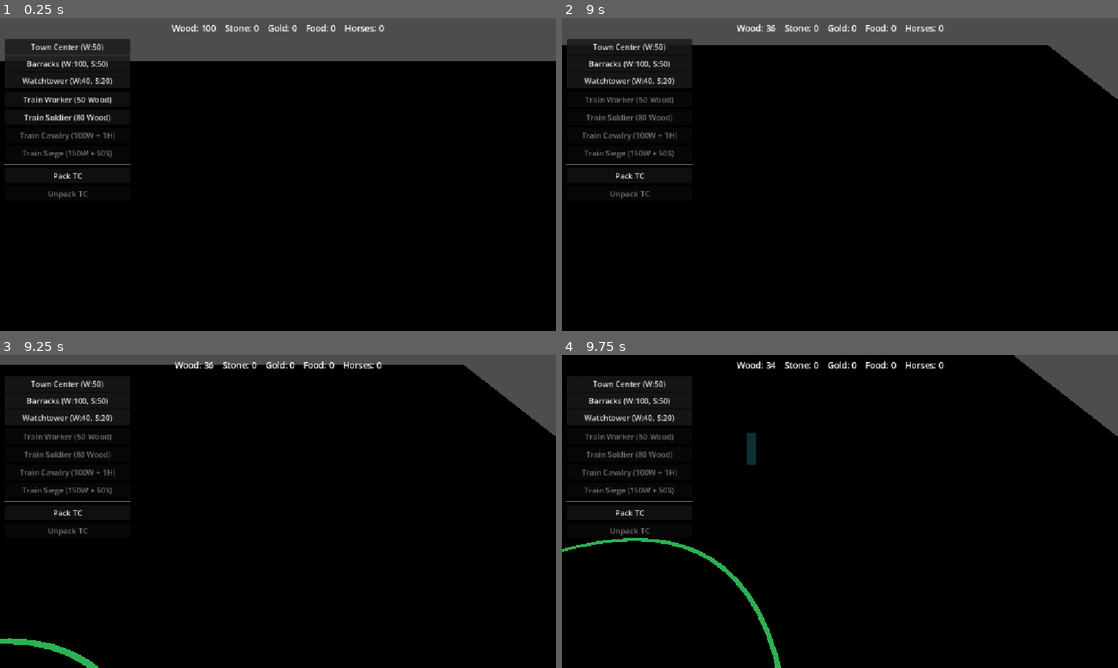
Above: before the commit, frames 1-4 (two rows, left to right).
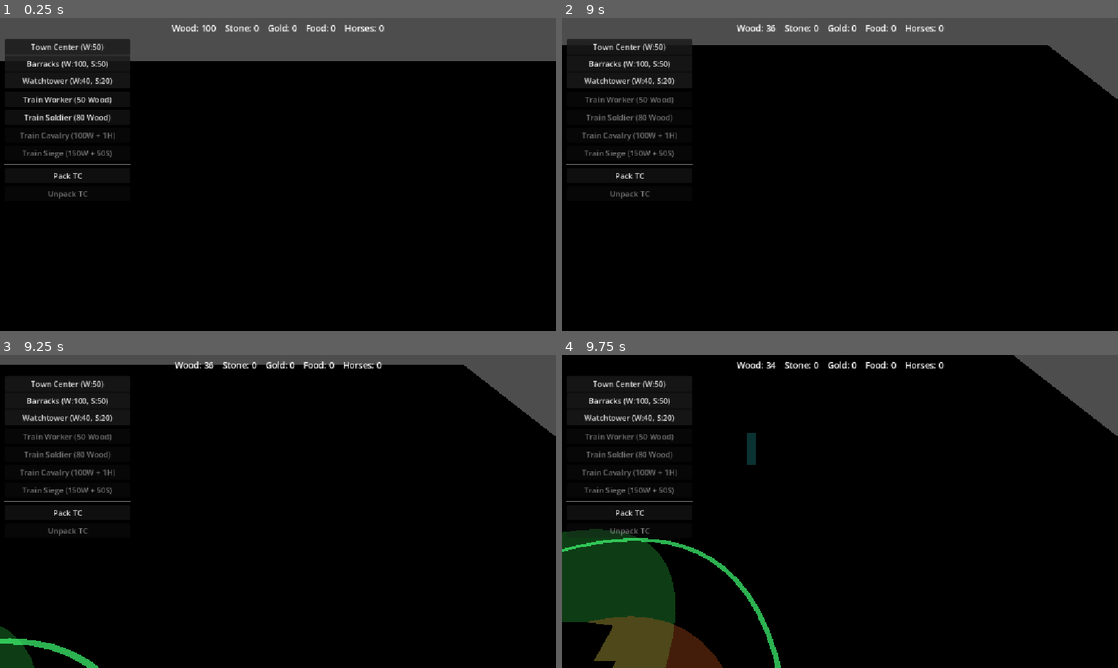
Above: after the commit, the same moments.

Repository: Ferrum-t/RTS-Game
Game: Godot game, scene res://Scenes/World/World.tscn
Same seed, same stepped clock (60 frames per second), same inputs: the game is played once before the commit and once after it.
Inputs (mouse positions are in pixels of both pictures, inside the frame that each line leads up to):
- Up to frame 1 (0.25 s): no input
- Up to frame 2 (9 s): click "Town Center (W:50)" at 0.5 s; click "Barracks (W:100, S:50)" at 1.25 s; click "Watchtower (W:40, S:20)" at 2 s; click "Train Worker (50 Wood)" at 2.75 s; tap Enter at 3.5, 8.75 s; move the mouse to (962, 158) at 3.52 s; hold D (move_right) 3.53-4.25 s; tap C at 3.6 s; click (962, 158) at 3.67 s; click "Pack TC" at 4.25 s; tap Space at 5 s; drag from (728, 190) to (812, 237) at 5.02 s; move the mouse to (895, 105) at 5.77 s; hold D (move_right) 5.78-6.5 s; tap P at 5.85 s; drag from (812, 237) to (673, 127) at 6.52 s; move the mouse to (1006, 221) at 7.27 s; hold Left (move_left) 7.28-8 s; tap U at 7.35 s; drag from (673, 127) to (756, 96) at 8.02 s; move the mouse to (867, 174) at 8.77 s; hold Down (move_back) from 8.78 s (still down); tap R at 8.85 s; click (867, 174) at 8.92 s
- Up to frame 3 (9.25 s): keep holding Down (move_back)
- Up to frame 4 (9.75 s): release Down (move_back) at 9.5 s; drag from (756, 433) to (728, 527) at 9.52 s

Frames 1-2 are identical in both runs. In frame 3, 0.5% of the frame differs, in the area x 0-7%, y 86-100%; in frame 4, 7.8%, in the area x 0-29%, y 55-100%.

Commit message:
feat(env): Environment Zones stage A — service, drift blobs, ground discs (no harvest yet)

Diff:
--- /dev/null
+++ b/Scripts/Systems/EnvironmentZoneService.gd
@@ -0,0 +1,241 @@
+extends Node
+
+## Environment Zones v1.0 — Stage A: drifting zone blobs + ground visual.
+## Stage B (harvest multiplier) is NOT wired here — wait for F5 acceptance of A.
+## Lore limit: zones affect resource gather rate only (02_GEOGRAPHY §12/§38).
+
+enum ZoneType {
+	FAVORABLE,
+	TRANSITION,
+	DRY,
+	COLD,
+}
+
+## Priority when blobs overlap (higher wins). TRANSITION is background only.
+const _PRIORITY := {
+	ZoneType.COLD: 3,
+	ZoneType.DRY: 2,
+	ZoneType.FAVORABLE: 1,
+	ZoneType.TRANSITION: 0,
+}
+
+const _MULT := {
+	ZoneType.FAVORABLE: 1.5,
+	ZoneType.TRANSITION: 1.0,
+	ZoneType.DRY: 0.5,
+	ZoneType.COLD: 0.5,
+}
+
+const _COLOR := {
+	ZoneType.FAVORABLE: Color(0.2, 0.85, 0.3, 0.28),
+	ZoneType.DRY: Color(0.95, 0.4, 0.15, 0.28),
+	ZoneType.COLD: Color(0.35, 0.65, 1.0, 0.28),
+}
+
+## Playable AABB on XZ (from MatchManager spawn layout ≈ ±20; pad for drift).
+@export var map_min_x: float = -28.0
+@export var map_max_x: float = 28.0
+@export var map_min_z: float = -28.0
+@export var map_max_z: float = 28.0
+
+## Tick interval for movement (not every physics frame).
+@export var tick_interval: float = 0.2
+
+## Default blob radii / speeds (units/sec). Crossing ~40–50 units ≈ 40–50s at 1.0.
+@export var default_radius: float = 10.0
+@export var default_speed: float = 1.0
+
+var blobs: Array = []
+var _tick_accum: float = 0.0
+var _visual_root: Node3D = null
+
+
+class ZoneBlob:
+	extends RefCounted
+	var type: int = ZoneType.FAVORABLE
+	var position: Vector3 = Vector3.ZERO
+	var radius: float = 10.0
+	var velocity: Vector3 = Vector3.ZERO
+	var mesh_instance: MeshInstance3D = null
+
+
+func _ready() -> void:
+	_spawn_default_blobs()
+	_ensure_visual_root()
+	_build_visuals()
+	_print_startup()
+
+
+func _process(delta: float) -> void:
+	_tick_accum += delta
+	if _tick_accum < tick_interval:
+		return
+	var step: float = _tick_accum
+	_tick_accum = 0.0
+	_move_blobs(step)
+
+
+## Public API for Stage B (harvest). Safe to call now; always returns 1.0 outside blobs.
+func get_multiplier_at(world_pos: Vector3) -> float:
+	var p := Vector3(world_pos.x, 0.0, world_pos.z)
+	var best_type: int = ZoneType.TRANSITION
+	var best_pri: int = -1
+	for b in blobs:
+		var blob: ZoneBlob = b
+		if blob.type == ZoneType.TRANSITION:
+			continue
+		var d: float = Vector2(p.x - blob.position.x, p.z - blob.position.z).length()
+		if d > blob.radius:
+			continue
+		var pri: int = int(_PRIORITY.get(blob.type, 0))
+		if pri > best_pri:
+			best_pri = pri
+			best_type = blob.type
+	if best_pri < 0:
+		return 1.0
+	return float(_MULT.get(best_type, 1.0))
+
+
+func _spawn_default_blobs() -> void:
+	blobs.clear()
+	# 2× FAVORABLE, 1× DRY, 1× COLD — positions near play area so motion is visible in F5.
+	var specs: Array = [
+		{ "type": ZoneType.FAVORABLE, "pos": Vector3(8.0, 0.0, 4.0), "vel": Vector3(-0.7, 0.0, 0.6) },
+		{ "type": ZoneType.FAVORABLE, "pos": Vector3(-10.0, 0.0, -6.0), "vel": Vector3(0.8, 0.0, 0.5) },
+		{ "type": ZoneType.DRY, "pos": Vector3(0.0, 0.0, 14.0), "vel": Vector3(0.5, 0.0, -0.9) },
+		{ "type": ZoneType.COLD, "pos": Vector3(-14.0, 0.0, 8.0), "vel": Vector3(0.9, 0.0, -0.4) },
+	]
+	for s in specs:
+		var blob := ZoneBlob.new()
+		blob.type = int(s["type"])
+		blob.position = s["pos"]
+		blob.radius = default_radius
+		var v: Vector3 = s["vel"]
+		v.y = 0.0
+		if v.length() > 0.001:
+			v = v.normalized() * default_speed
+		blob.velocity = v
+		blobs.append(blob)
+
+
+func _move_blobs(delta: float) -> void:
+	for b in blobs:
+		var blob: ZoneBlob = b
+		blob.position += blob.velocity * delta
+		blob.position.y = 0.0
+		_bounce_blob(blob)
+		if blob.mesh_instance != null and is_instance_valid(blob.mesh_instance):
+			blob.mesh_instance.global_position = Vector3(blob.position.x, 0.05, blob.position.z)
+
+
+func _bounce_blob(blob: ZoneBlob) -> void:
+	var bounced := false
+	var r: float = blob.radius * 0.25  # soft pad so disc edge stays roughly on map
+	if blob.position.x - r < map_min_x:
+		blob.position.x = map_min_x + r
+		blob.velocity.x = absf(blob.velocity.x)
+		bounced = true
+	elif blob.position.x + r > map_max_x:
+		blob.position.x = map_max_x - r
+		blob.velocity.x = -absf(blob.velocity.x)
+		bounced = true
+	if blob.position.z - r < map_min_z:
+		blob.position.z = map_min_z + r
+		blob.velocity.z = absf(blob.velocity.z)
+		bounced = true
+	elif blob.position.z + r > map_max_z:
+		blob.position.z = map_max_z - r
+		blob.velocity.z = -absf(blob.velocity.z)
+		bounced = true
+	if bounced:
+		print("[ZONE] blob type=", _type_name(blob.type), " bounced at edge pos=", blob.position)
+
+
+func _ensure_visual_root() -> void:
+	if _visual_root != null and is_instance_valid(_visual_root):
+		return
+	var scene := get_tree().current_scene
+	if scene == null:
+		# Autoload may run before main scene; defer.
+		call_deferred("_ensure_visual_root")
+		call_deferred("_build_visuals")
+		return
+	_visual_root = Node3D.new()
+	_visual_root.name = "EnvironmentZoneVisuals"
+	scene.add_child(_visual_root)
+
+
+func _build_visuals() -> void:
+	if _visual_root == null or not is_instance_valid(_visual_root):
+		return
+	for child in _visual_root.get_children():
+		child.queue_free()
+	for b in blobs:
+		var blob: ZoneBlob = b
+		if blob.type == ZoneType.TRANSITION:
+			continue
+		var mi := MeshInstance3D.new()
+		mi.name = "ZoneDisc_%s" % _type_name(blob.type)
+		mi.mesh = _make_ground_disc_mesh(blob.radius, 48)
+		var mat := StandardMaterial3D.new()
+		mat.albedo_color = _COLOR.get(blob.type, Color(1, 1, 1, 0.25))
+		mat.transparency = BaseMaterial3D.TRANSPARENCY_ALPHA
+		mat.shading_mode = BaseMaterial3D.SHADING_MODE_UNSHADED
+		mat.cull_mode = BaseMaterial3D.CULL_DISABLED
+		mat.no_depth_test = false
+		mi.material_override = mat
+		mi.position = Vector3(blob.position.x, 0.05, blob.position.z)
+		_visual_root.add_child(mi)
+		blob.mesh_instance = mi
+
+
+## Flat filled disc on XZ (Y up) — same spirit as MobileBuilding._make_ground_ring_mesh.
+func _make_ground_disc_mesh(radius: float, segments: int) -> ArrayMesh:
+	var verts := PackedVector3Array()
+	var norms := PackedVector3Array()
+	var indices := PackedInt32Array()
+	verts.append(Vector3.ZERO)
+	norms.append(Vector3.UP)
+	for i in range(segments):
+		var a: float = TAU * float(i) / float(segments)
+		verts.append(Vector3(cos(a) * radius, 0.0, sin(a) * radius))
+		norms.append(Vector3.UP)
+	for i in range(segments):
+		var i0 := 0
+		var i1 := 1 + i
+		var i2 := 1 + ((i + 1) % segments)
+		indices.append_array([i0, i1, i2])
+	var arrays: Array = []
+	arrays.resize(Mesh.ARRAY_MAX)
+	arrays[Mesh.ARRAY_VERTEX] = verts
+	arrays[Mesh.ARRAY_NORMAL] = norms
+	arrays[Mesh.ARRAY_INDEX] = indices
+	var mesh := ArrayMesh.new()
+	mesh.add_surface_from_arrays(Mesh.PRIMITIVE_TRIANGLES, arrays)
+	return mesh
+
+
+func _print_startup() -> void:
+	print("[ZONE] EnvironmentZoneService ready — blobs=", blobs.size())
+	for b in blobs:
+		var blob: ZoneBlob = b
+		print(
+			"[ZONE] blob type=", _type_name(blob.type),
+			" pos=", blob.position,
+			" radius=", blob.radius,
+			" vel=", blob.velocity
+		)
+
+
+func _type_name(t: int) -> String:
+	match t:
+		ZoneType.FAVORABLE:
+			return "FAVORABLE"
+		ZoneType.TRANSITION:
+			return "TRANSITION"
+		ZoneType.DRY:
+			return "DRY"
+		ZoneType.COLD:
+			return "COLD"
+		_:
+			return str(t)
--- a/project.godot
+++ b/project.godot
@@ -23,6 +23,7 @@
 ResourceManager="*res://Scripts/Managers/ResourceManager.gd"
 NavigationBakeService="*res://Scripts/Systems/NavigationBakeService.gd"
 MatchManager="*res://Scripts/Systems/MatchManager.gd"
+EnvironmentZoneService="*res://Scripts/Systems/EnvironmentZoneService.gd"
 
 [display]
 
